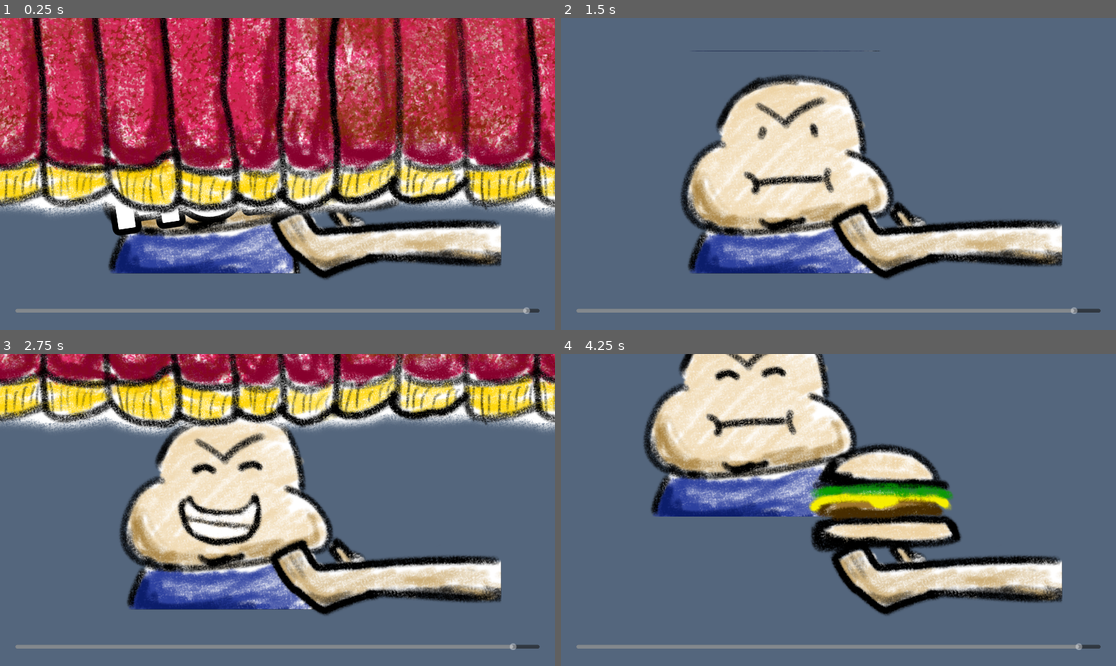
Above: before the commit, frames 1-4 (two rows, left to right).
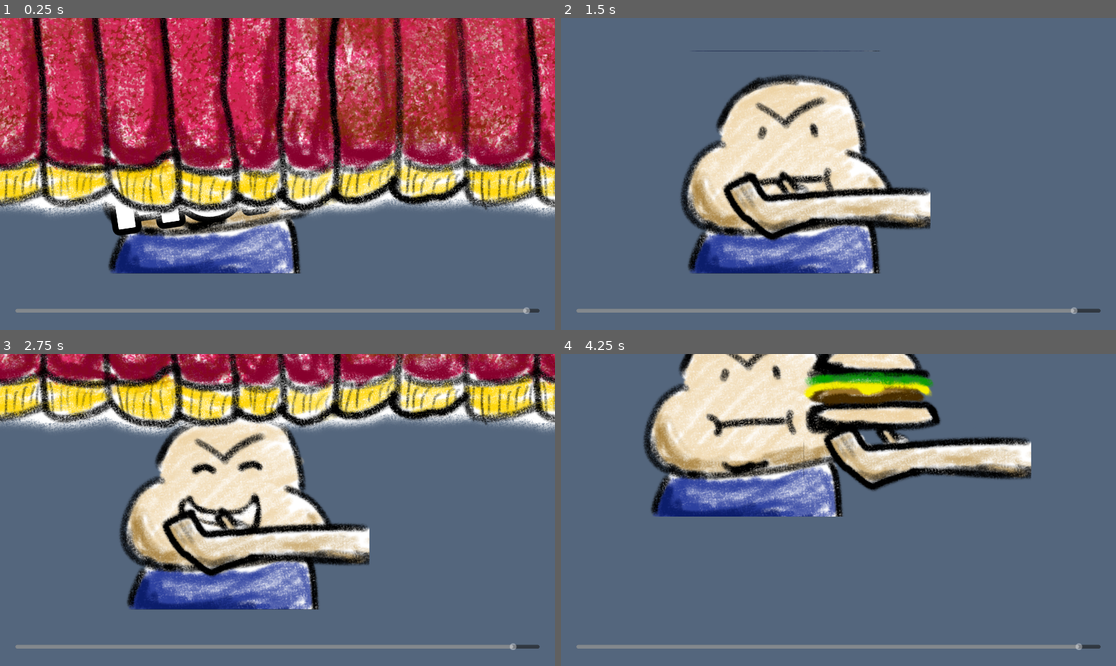
Above: after the commit, the same moments.

Repository: hellocld/ggj_2024
Game: Godot game, scene res://src/main/main.tscn
Same seed, same stepped clock (60 frames per second), same inputs: the game is played once before the commit and once after it.
Inputs:
- Up to frame 1 (0.25 s): no input
- Up to frame 2 (1.5 s): hold Right (move_right) 0.53-1.28 s; tap Space (interact) at 0.6, 1.35 s; hold Down (move_down) from 1.28 s (still down)
- Up to frame 3 (2.75 s): release Down (move_down) at 2.03 s; hold Right (move_right) from 2.03 s (still down); tap Space (interact) at 2.1 s
- Up to frame 4 (4.25 s): release Right (move_right) at 2.78 s; hold Up (move_up) 2.78-3.53 s; tap Space (interact) at 2.85, 3.6 s; hold Left (move_left) from 3.53 s (still down)

The runs differ from the first frame. In frame 1, 6.5% of the frame differs, in the area x 46-91%, y 57-84%; in frame 2, 9.9%; in frame 3, 10%; in frame 4, 22%, in the area x 27-91%, y 0-84%.

Commit message:
Arm moves!

Diff:
--- /dev/null
+++ b/src/minigames/monch/arm.gd
@@ -0,0 +1,43 @@
+extends Node3D
+
+
+@export var move_speed:= 2.0
+@export var random_time:= 0.5
+
+var _target_pos:Vector3
+var _timer:SceneTreeTimer
+
+var _moving:= true
+
+func _ready() -> void:
+	_set_timer()
+	_set_rand_target()
+	EventBus.monch_failed.connect(_on_monch_fail)
+	EventBus.monch_successful.connect(_on_monch_success)
+
+
+func _process(delta) -> void:
+	if !_moving:
+		return
+	var dir = (_target_pos - global_position).normalized()
+	translate(dir * delta * move_speed)
+	if global_position.distance_to(_target_pos) < 0.1:
+		_set_rand_target()
+
+
+func _on_monch_success(_monchable) -> void:
+	_moving = false
+
+func _on_monch_fail() -> void:
+	_moving = false
+
+func _set_rand_target() -> void:
+	_target_pos.x = randf_range(-1, 1)
+	_target_pos.y = randf_range(-1, 1)
+	if global_position.distance_to(_target_pos) < 0.5:
+		_set_rand_target()
+
+
+func _set_timer() -> void:
+	_timer = get_tree().create_timer(random_time)
+	_timer.timeout.connect(_set_rand_target)
--- a/src/minigames/monch/mini_3d_monch.tscn
+++ b/src/minigames/monch/mini_3d_monch.tscn
@@ -16,6 +16,7 @@
 [ext_resource type="Texture2D" uid="uid://ceyuck02jugvr" path="res://assets/images/monch_face/monch_mouf_smile.png" id="10_7uq7t"]
 [ext_resource type="Script" path="res://src/minigames/monch/mouf_area_3d.gd" id="12_l362e"]
 [ext_resource type="Script" path="res://src/minigames/monch/food.gd" id="13_oknfu"]
+[ext_resource type="Script" path="res://src/minigames/monch/arm.gd" id="14_5uyai"]
 [ext_resource type="PackedScene" uid="uid://caammmp2njvsd" path="res://src/minigames/monch/monch_particle.tscn" id="15_crwb6"]
 
 [sub_resource type="StandardMaterial3D" id="StandardMaterial3D_xy452"]
@@ -122,6 +123,7 @@
 
 [node name="Arm" type="Node3D" parent="."]
 transform = Transform3D(1, 0, 0, 0, 1, 0, 0, 0, 1, 0.38273, -0.278, 0.1)
+script = ExtResource("14_5uyai")
 
 [node name="Food" type="Node3D" parent="Arm"]
 transform = Transform3D(1, 0, 0, 0, 1, 0, 0, 0, 1, -0.23, 0.31, 0)
--- a/src/minigames/monch/monch_man.gd
+++ b/src/minigames/monch/monch_man.gd
@@ -36,7 +36,7 @@
 	_mouf_mat = mouf.mesh.surface_get_material(0) as StandardMaterial3D
 	_eye_mat = eyes.mesh.surface_get_material(0) as StandardMaterial3D
 	_brow_mat = brows.mesh.surface_get_material(0) as StandardMaterial3D
-
+	_default_face()
 	EventBus.minigame_won.connect(_on_game_won)
 	EventBus.minigame_lost.connect(_on_game_lost)
 
@@ -69,6 +69,12 @@
 		EventBus.monch_successful.emit(_monchable)
 
 
+func _default_face() -> void:
+	_mouf_mat.albedo_texture = mouf_open
+	_brow_mat.albedo_texture = brow_mad
+	_eye_mat.albedo_texture = eyes_open
+
+
 func _happy_face() -> void:
 	_mouf_mat.albedo_texture = mouf_glad
 	_eye_mat.albedo_texture = eyes_glad
Not shown: 1 places in src/minigames/monch/mini_3d_monch.tscn that only renumber resources
